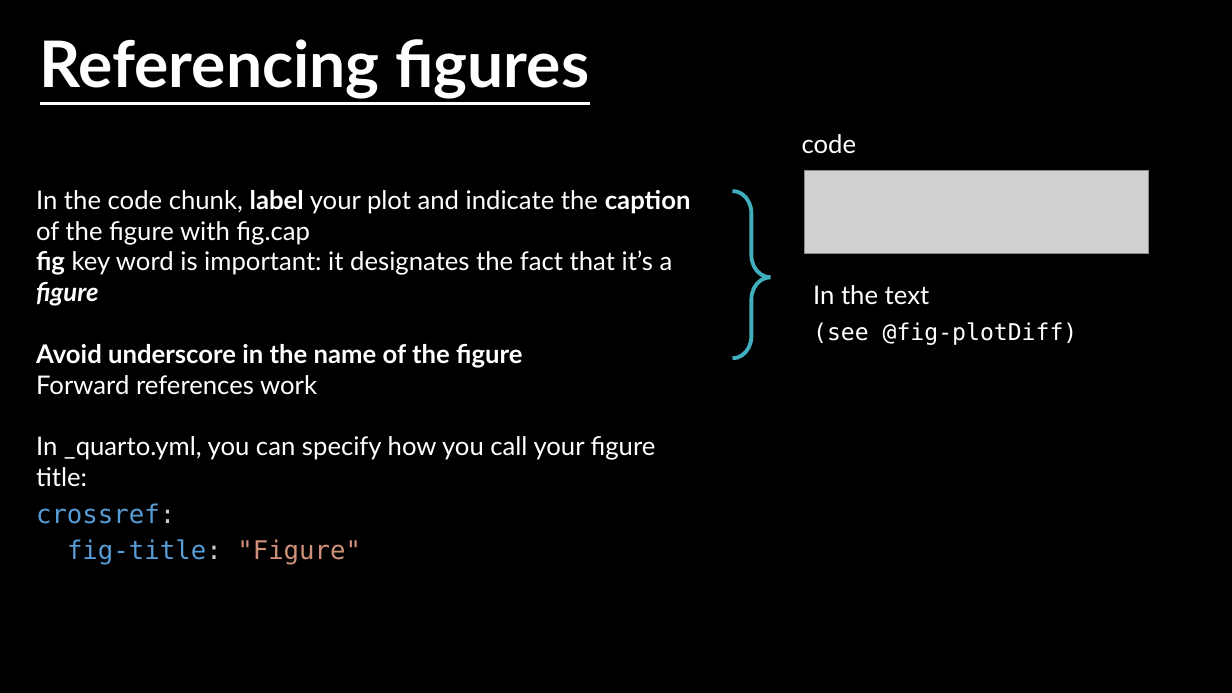
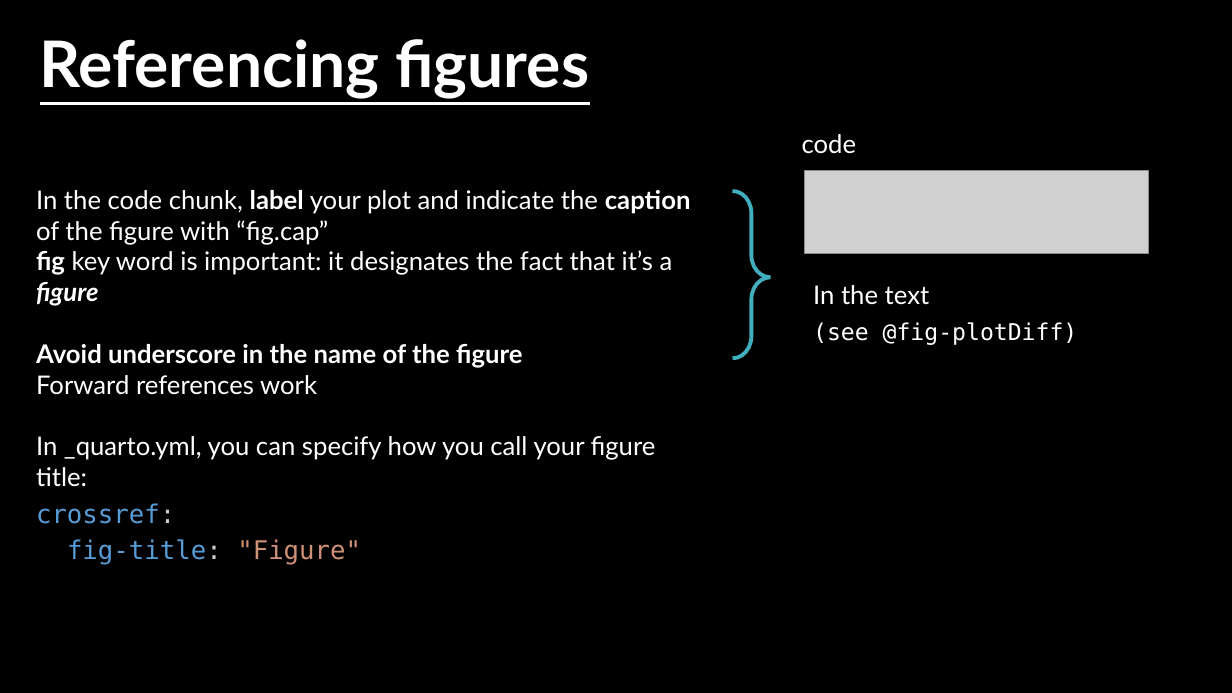
Before and after one commit to AlexLietard/CompReproducibility, a slide deck: slide 16 of presentation.pptx. Drawn at 1232x693 pixels with LibreOffice and Linux fonts; fonts in the diff are those of the drawing; grey boxes stand for pictures; background and template pictures are left out. Boxes give left, top, right and bottom in pixels: in the first picture for what was removed or moved away, otherwise in the second. Text is boxed around its words. In the diff, an @@ line names an element or a change of style, - is before the commit and + after.

```diff
--- a/presentation.pptx
+++ b/presentation.pptx
@@ text at (x1=36, y1=190, x2=691, y2=245): text changed @@
-In the code chunk, label your plot and indicate the caption of the figure with fig.cap
+In the code chunk, label your plot and indicate the caption of the figure with “fig.cap”
```
Also in this commit, not shown: 8 other slides changed, 1 other file.
